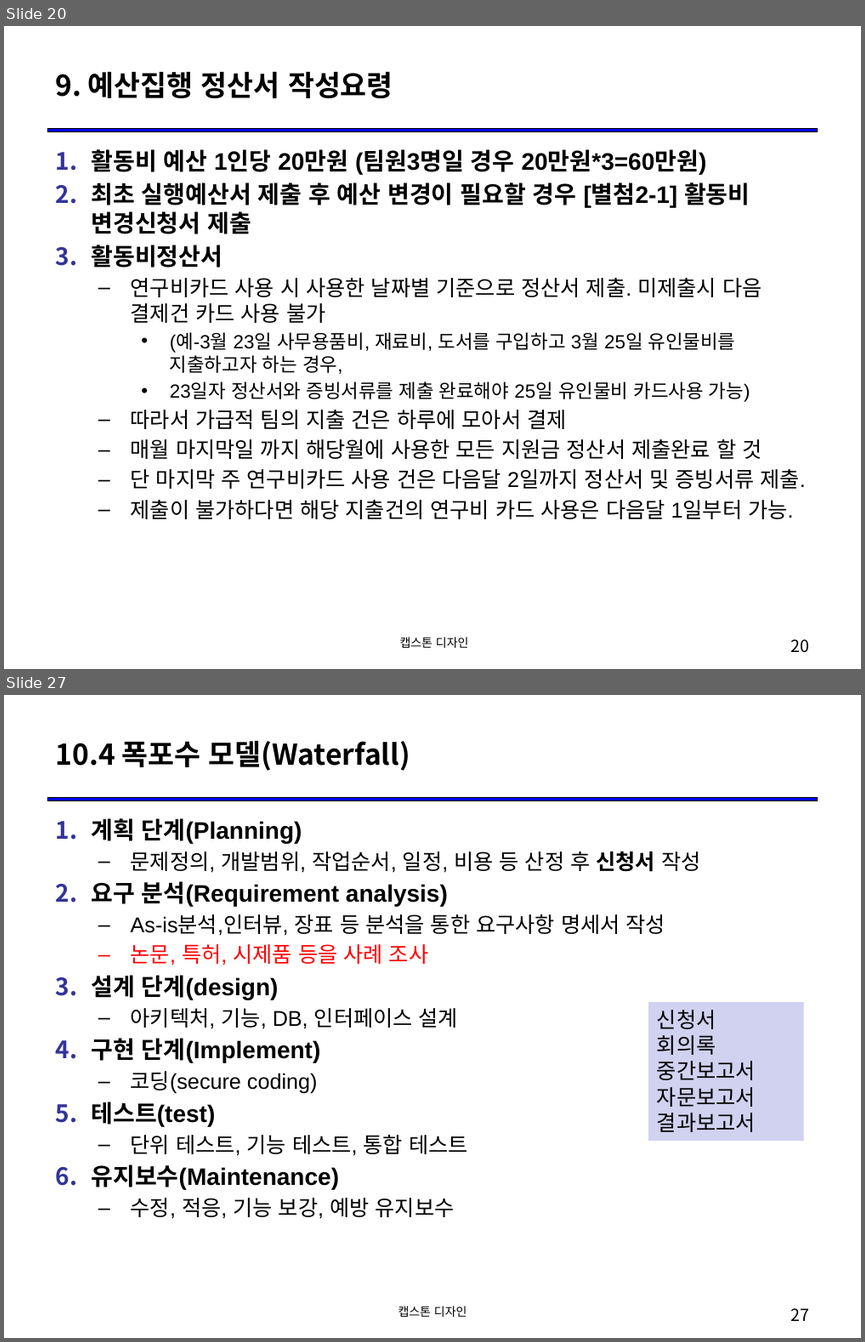
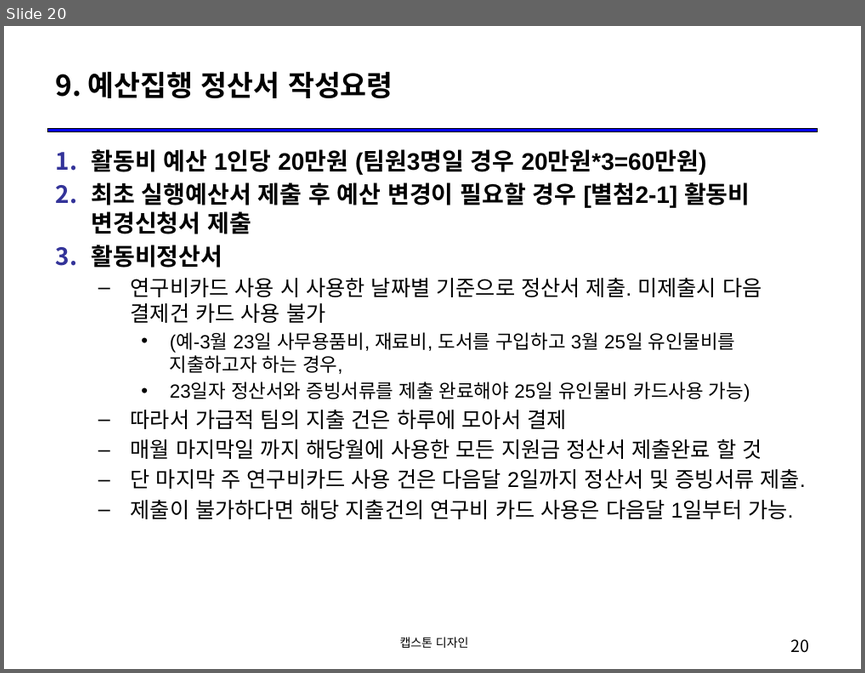
Before and after one commit to hallymsw/2021_1_CapstoneDesign, a slide deck: 01_OT/OT_캡스톤디자인_안내.pptx. Shown one above the other, each under a label of ours: slides 20 and 27 before the commit, slide 20 after it; the slides between them are not shown. The pictures are 865x1342 and 865x673 pixels, drawn with LibreOffice and Linux fonts; fonts in the diff are those of the drawing. Boxes give left, top, right and bottom in pixels: in the first picture for what was removed or moved away, otherwise in the second. Text is boxed around its words. In the diff, an @@ line names an element or a change of style, - is before the commit and + after.

```diff
--- a/01_OT/OT_캡스톤디자인_안내.pptx
+++ b/01_OT/OT_캡스톤디자인_안내.pptx
@@ slide 27 removed at bbox=[4, 695, 861, 1338], background #FFFFFF; not listed: 1 template element that a slide beside it also shows @@
@@ title removed at bbox=[55, 741, 410, 771] @@
-10.4 폭포수 모델(Waterfall)
@@ text removed at bbox=[91, 818, 700, 1219] @@
-1. 계획 단계(Planning)
-  – 문제정의, 개발범위, 작업순서, 일정, 비용 등 산정 후 신청서 작성
-2. 요구 분석(Requirement analysis)
-  – As-is분석,인터뷰, 장표 등 분석을 통한 요구사항 명세서 작성
-  – 논문, 특허, 시제품 등을 사례 조사
-3. 설계 단계(design)
-  – 아키텍처, 기능, DB, 인터페이스 설계
-4. 구현 단계(Implement)
-  – 코딩(secure coding)
-5. 테스트(test)
-  – 단위 테스트, 기능 테스트, 통합 테스트
-6. 유지보수(Maintenance)
-  – 수정, 적응, 기능 보강, 예방 유지보수
@@ rectangle removed at bbox=[648, 1002, 803, 1140] @@
-신청서
-회의록
-중간보고서
-자문보고서
-결과보고서
@@ text removed at bbox=[398, 1305, 467, 1316] @@
-캡스톤 디자인
@@ page number removed at bbox=[791, 1308, 810, 1321] @@
-27
```
Also in this commit, not shown: 2 slides changed, 6 other slides removed.
